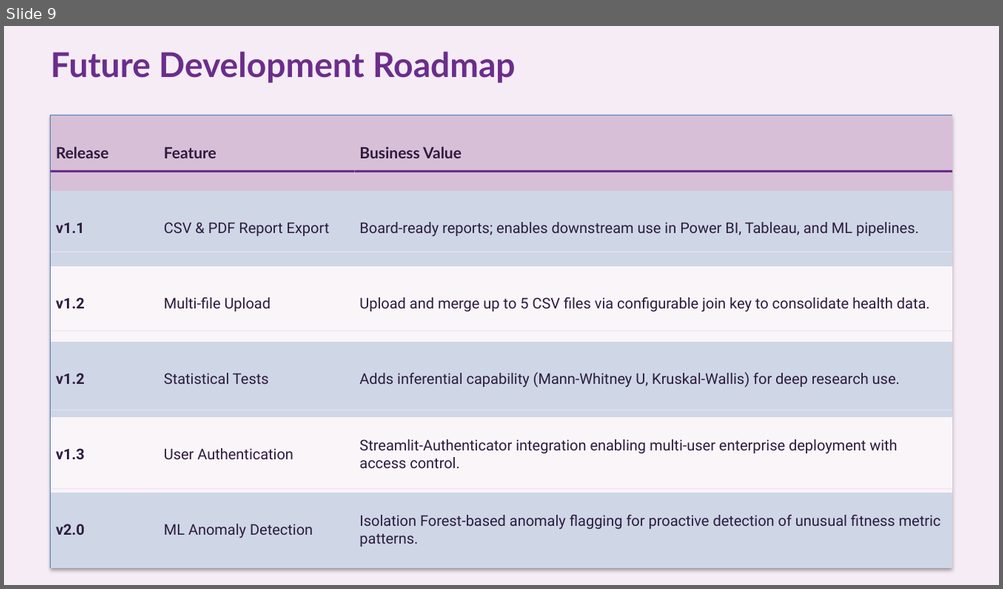
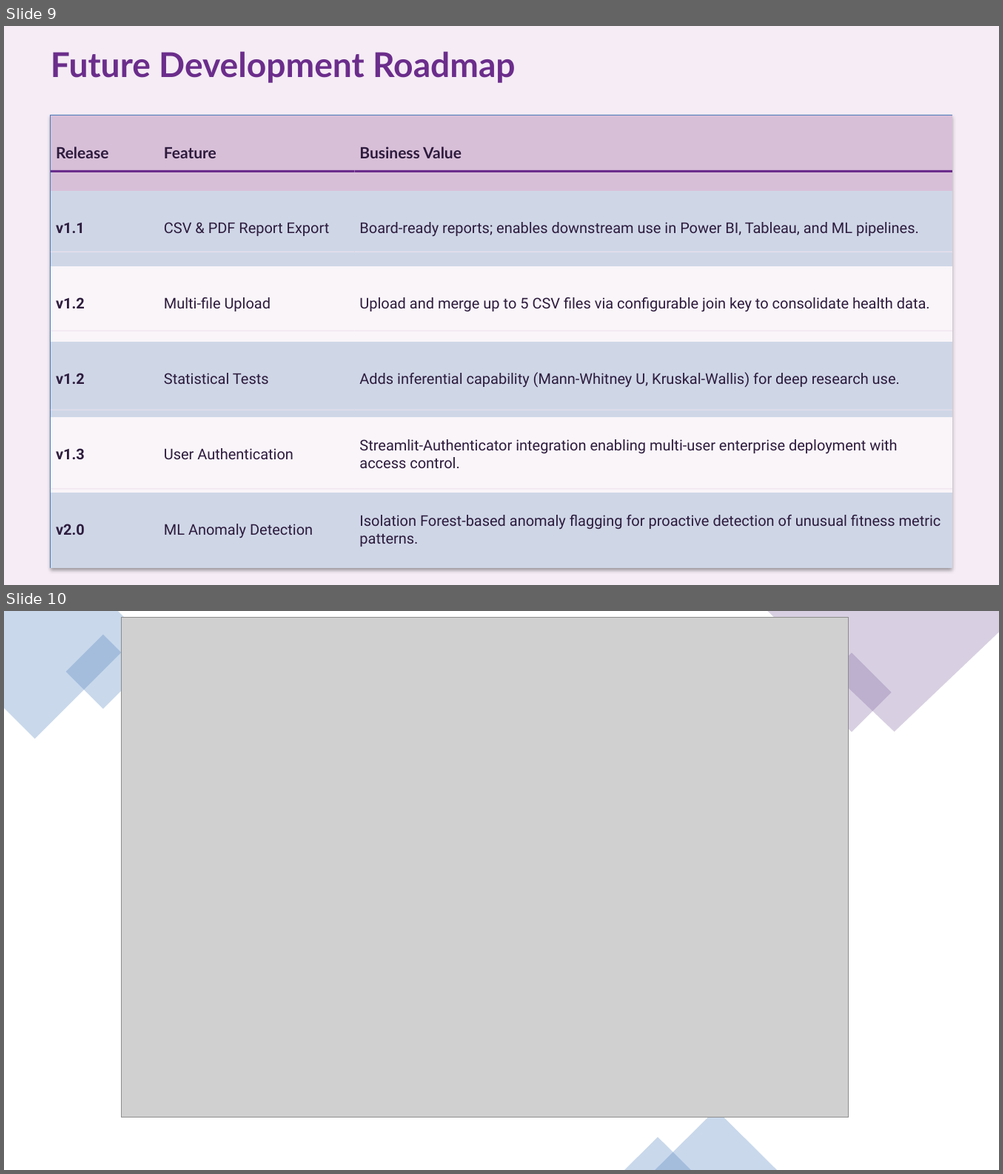
Before and after one commit to AbhishekShah272002/FitPulse-Health-Anomaly-Detection-from-Fitness-Devices, a slide deck: Documentation/FitPulse Analytics - Enterprise Health Data Intelligence Platform.pptx. Shown one above the other, each under a label of ours: slide 9 before the commit, slides 9 and 10 after it. The pictures are 1003x589 and 1003x1174 pixels, drawn with LibreOffice and Linux fonts; fonts in the diff are those of the drawing; grey boxes stand for pictures; background and template pictures are left out. Boxes give left, top, right and bottom in pixels: in the first picture for what was removed or moved away, otherwise in the second. Text is boxed around its words. In the diff, an @@ line names an element or a change of style, - is before the commit and + after.

Commit message:
Update

```diff
--- a/Documentation/FitPulse Analytics - Enterprise Health Data Intelligence Platform.pptx
+++ b/Documentation/FitPulse Analytics - Enterprise Health Data Intelligence Platform.pptx
@@ slide 10 added at box(4, 611, 999, 1170), background #FFFFFF @@
@@ freeform shape added at box(4, 611, 141, 739), fill #4F81BD at 30% opacity @@
@@ picture added at box(121, 618, 848, 1119) @@
@@ freeform shape added at box(767, 611, 999, 732), fill #8064A2 at 30% opacity @@
@@ rectangle added at box(66, 635, 141, 709), fill #4F81BD at 30% opacity @@
@@ rectangle added at box(811, 653, 891, 732), fill #8064A2 at 30% opacity @@
@@ triangle added at box(654, 1111, 777, 1170), fill #4F81BD at 30% opacity @@
@@ triangle added at box(625, 1138, 691, 1170), fill #4F81BD at 30% opacity @@
```
Also in this commit, not shown: 2 other slides added.
